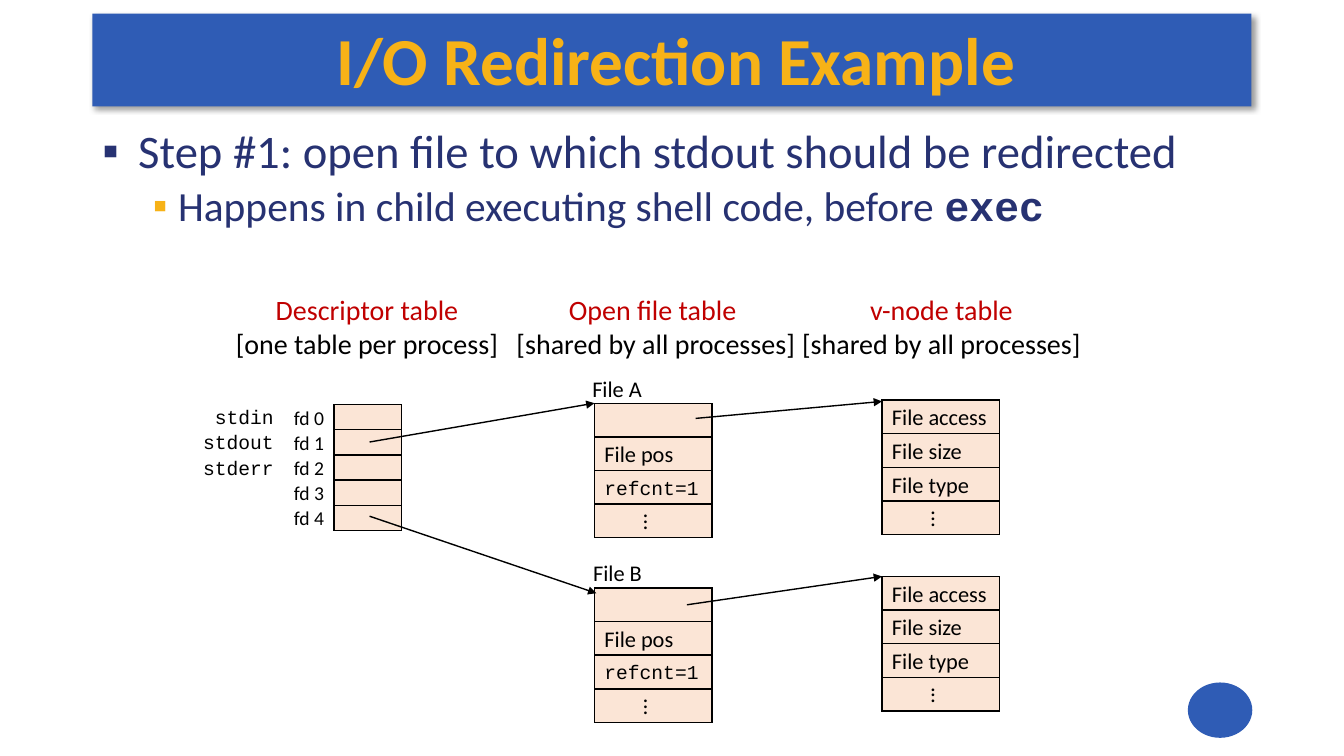
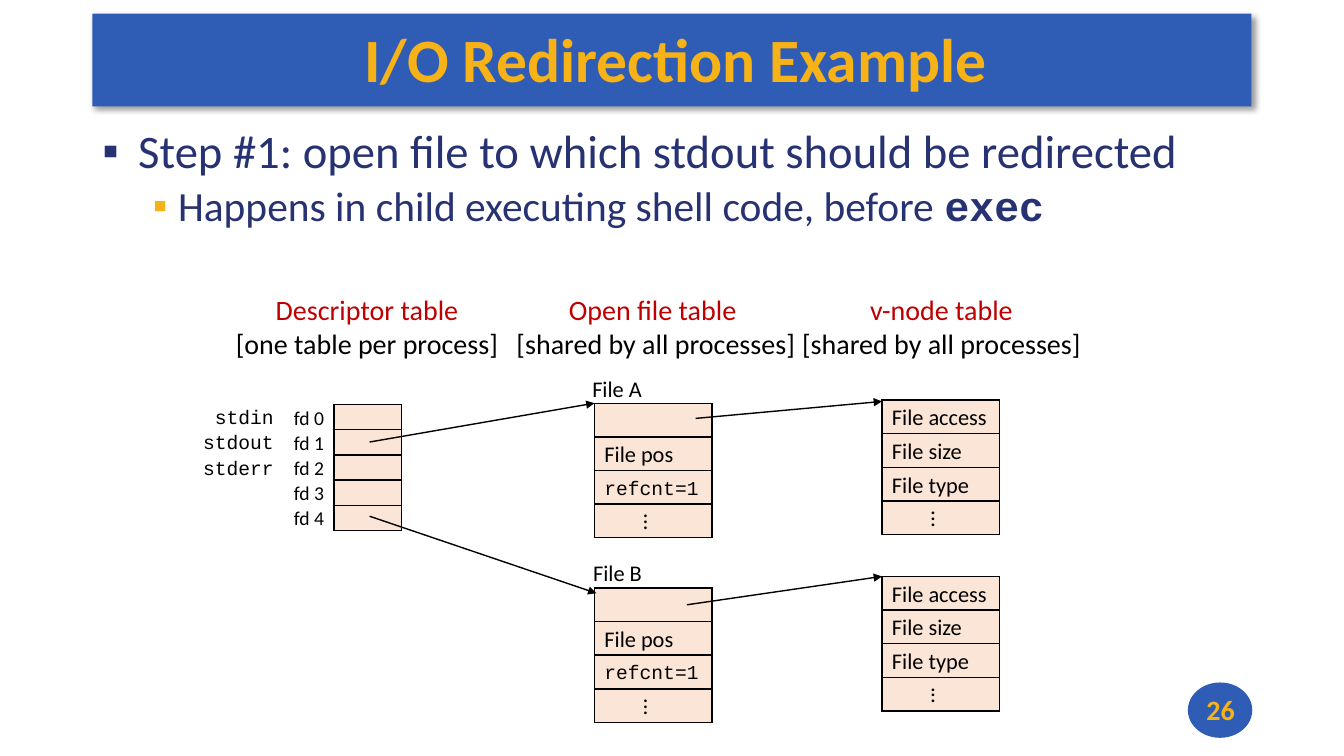
Before and after one commit to andrewt0301/hse-acos-course, a slide deck: slide 26 of docs/part2os/07_Synch/OS_Lecture_07.pptx. Drawn at 1344x756 pixels with LibreOffice and Linux fonts; fonts in the diff are those of the drawing. Boxes give left, top, right and bottom in pixels: in the first picture for what was removed or moved away, otherwise in the second. Text is boxed around its words. In the diff, an @@ line names an element or a change of style, - is before the commit and + after.

```diff
--- a/docs/part2os/07_Synch/OS_Lecture_07.pptx
+++ b/docs/part2os/07_Synch/OS_Lecture_07.pptx
@@ title "I/O Redirection Example" at <box>364,38,987,92</box>: size 48 to 44 pt @@
@@ page number added at <box>1206,701,1234,720</box>, 20 pt, text #F7B217, bold @@
+26
```
Also in this commit, not shown: 38 other slides changed, 1 other file.
